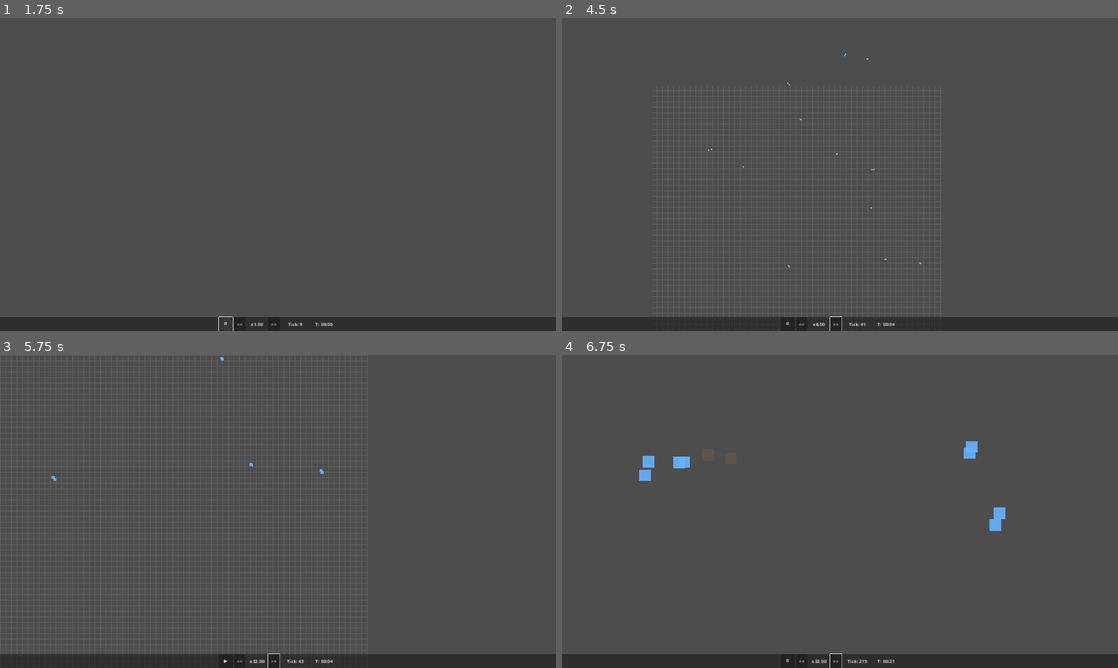
Above: before the commit, frames 1-4 (two rows, left to right).
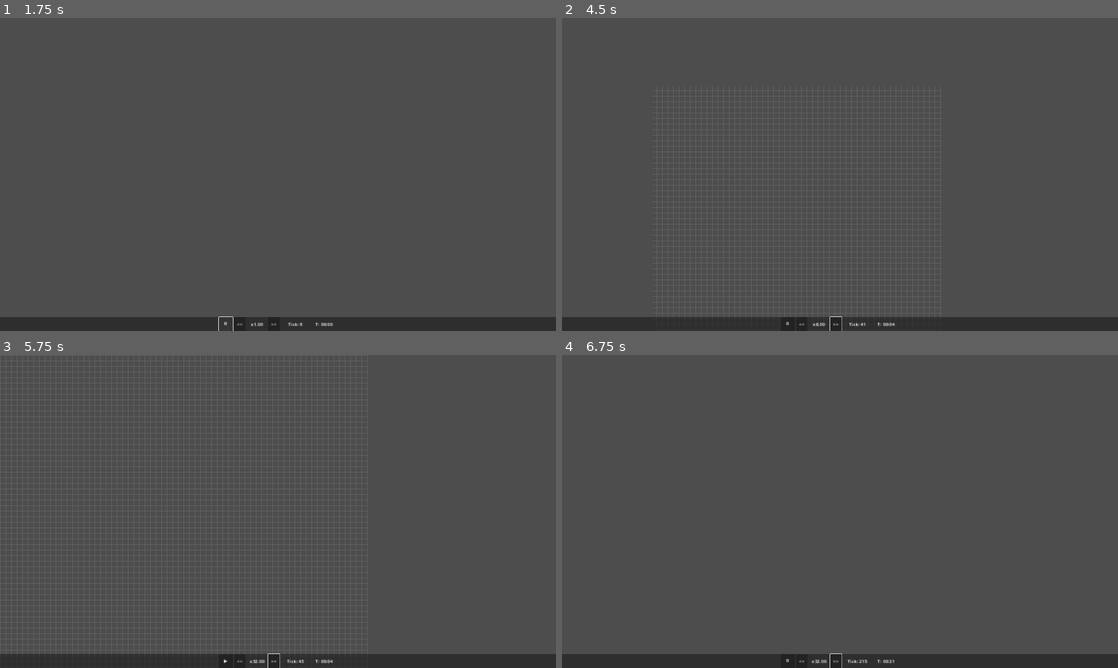
Above: after the commit, the same moments.

Repository: trinityUwU/Primordia
Game: Godot game, scene res://scenes/World.tscn
Same seed, same stepped clock (60 frames per second), same inputs: the game is played once before the commit and once after it.
Inputs (mouse positions are in pixels of both pictures, inside the frame that each line leads up to):
- Up to frame 1 (1.75 s): click "⏸" at 0.5 s; click "▶" at 1.25 s
- Up to frame 2 (4.5 s): click "<<" at 2 s; click ">>" at 2.75 s; tap Enter at 3.5 s; move the mouse to (962, 158) at 3.52 s; hold D 3.53-4.28 s; tap G at 3.6 s; click (962, 158) at 3.67 s; tap Space at 3.77, 4.25 s; move the mouse to (728, 190) at 4.27 s; hold S from 4.28 s (still down); tap 1 at 4.35 s
- Up to frame 3 (5.75 s): tap Space at 4.52 s; tap Enter at 5 s; move the mouse to (333, 442) at 5.02 s; release S at 5.03 s; hold D from 5.03 s (still down); tap 2 at 5.1 s
- Up to frame 4 (6.75 s): move the mouse to (812, 574) at 5.77 s; release D at 5.78 s; hold W 5.78-6.53 s; tap 3 at 5.85 s; click (812, 574) at 5.92 s; tap Space at 6.02 s; move the mouse to (1006, 558) at 6.52 s; hold A from 6.53 s (still down); tap G at 6.6 s

Frame 1 is identical in both runs. In frame 2, less than 0.1% of the frame differs, in the area x 26-65%, y 11-80%; in frame 3, less than 0.1%; in frame 4, 0.6%, in the area x 13-80%, y 27-57%.

Commit message:
fix: dynamic spawn radius + nutrient regeneration
- ChunkSpawner: radius = viewport half-diagonal / zoom + 5000px
  computed each tick; disk distribution via sqrt(randf()) replaces
  AABB square bias that was causing the ring pattern
- WorldGrid: nutrients regenerate at 0.003/30ticks in active chunks,
  capped at 0.8 — prevents permanent depletion spiral

Co-Authored-By: Claude Sonnet 4.6 <noreply@anthropic.com>

Diff:
--- a/scripts/autoloads/WorldGrid.gd
+++ b/scripts/autoloads/WorldGrid.gd
@@ -186,5 +186,17 @@
 		_evict_stale_chunks()
 
 
-func _on_tick(_tick: int) -> void:
-	pass
+func _on_tick(tick: int) -> void:
+	if tick % 30 == 0:
+		_regenerate_nutrients()
+
+
+func _regenerate_nutrients() -> void:
+	for coord in _active_chunks:
+		if not _chunks.has(coord):
+			continue
+		var fields: Dictionary = _chunks[coord]["fields"]
+		var arr: Array = fields["nutrients"]
+		for i in arr.size():
+			if arr[i] < 0.8:
+				arr[i] = minf(arr[i] + 0.003, 0.8)
--- a/scripts/managers/ChunkSpawner.gd
+++ b/scripts/managers/ChunkSpawner.gd
@@ -1,6 +1,6 @@
 extends Node
 
-const SPAWN_RADIUS: float = 800.0
+const SPAWN_EXTRA: float = 5000.0
 const MAX_AGENTS: int = 2000
 const MAX_DENSITY_PER_CHUNK: float = 2.0
 const SPAWN_PER_TICK: int = 3
@@ -15,10 +15,23 @@
 	SimulationClock.tick_processed.connect(_on_tick)
 
 
+func _get_spawn_radius() -> float:
+	var vp := get_viewport()
+	if vp == null:
+		return 5000.0
+	var size := vp.get_visible_rect().size
+	var cam := get_tree().get_first_node_in_group("main_camera")
+	var zoom := 1.0
+	if cam != null:
+		zoom = (cam as Camera2D).zoom.x
+	var half_diag := size.length() * 0.5 / zoom
+	return half_diag + SPAWN_EXTRA
+
+
 func _on_tick(tick: int) -> void:
 	_update_camera_pos()
 	if tick % 30 == 0:
-		WorldGrid.update_active_chunks(_camera_world_pos, SPAWN_RADIUS)
+		WorldGrid.update_active_chunks(_camera_world_pos, _get_spawn_radius())
 	if tick % SPAWN_EVERY_N_TICKS == 0:
 		_maybe_spawn()
 
@@ -37,12 +50,13 @@
 func _maybe_spawn() -> void:
 	if AgentPool._alive_count >= MAX_AGENTS:
 		return
+	var radius := _get_spawn_radius()
 	var to_spawn: int = mini(SPAWN_PER_TICK, MAX_AGENTS - AgentPool._alive_count)
 	var spawned: int = 0
 	var attempts: int = 0
 	while spawned < to_spawn and attempts < to_spawn * 4:
 		attempts += 1
-		var pos: Vector2 = _random_spawn_pos()
+		var pos: Vector2 = _random_spawn_pos(radius)
 		if not _can_spawn_at(pos):
 			continue
 		AgentPool.spawn_bacterium(pos.x, pos.y)
@@ -61,9 +75,7 @@
 	return nearby.size() < int(MAX_DENSITY_PER_CHUNK)
 
 
-func _random_spawn_pos() -> Vector2:
-	var half: float = SPAWN_RADIUS
-	return _camera_world_pos + Vector2(
-		randf_range(-half, half),
-		randf_range(-half, half)
-	)
+func _random_spawn_pos(radius: float) -> Vector2:
+	var angle := randf() * TAU
+	var dist := sqrt(randf()) * radius
+	return _camera_world_pos + Vector2(cos(angle), sin(angle)) * dist
